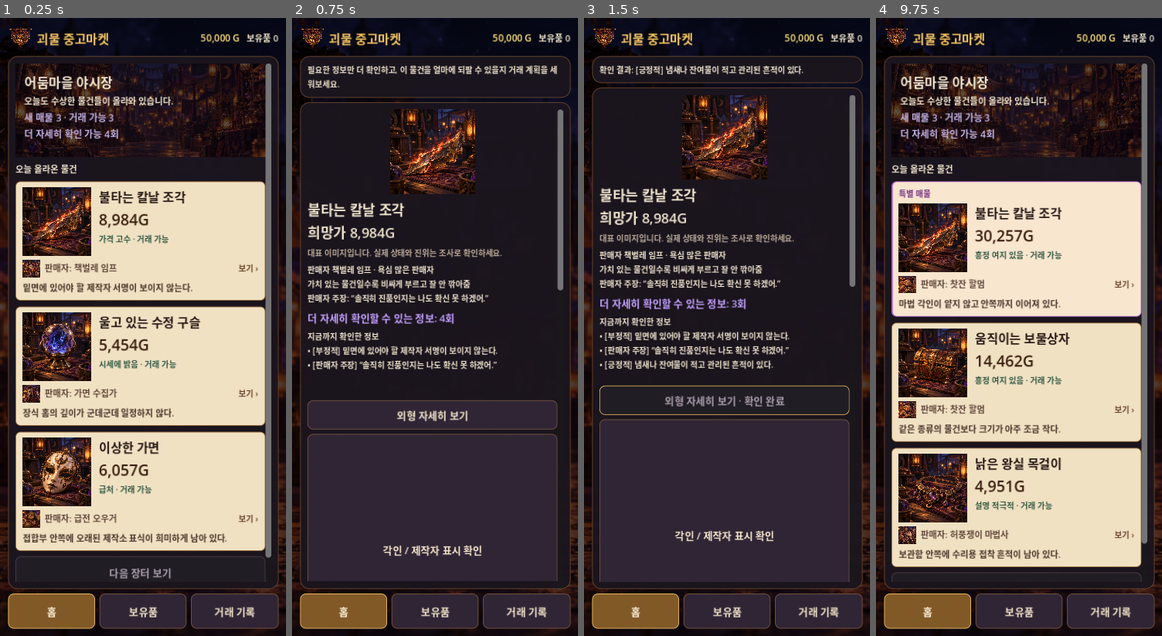
Above: before the commit, frames 1-4 (left to right).
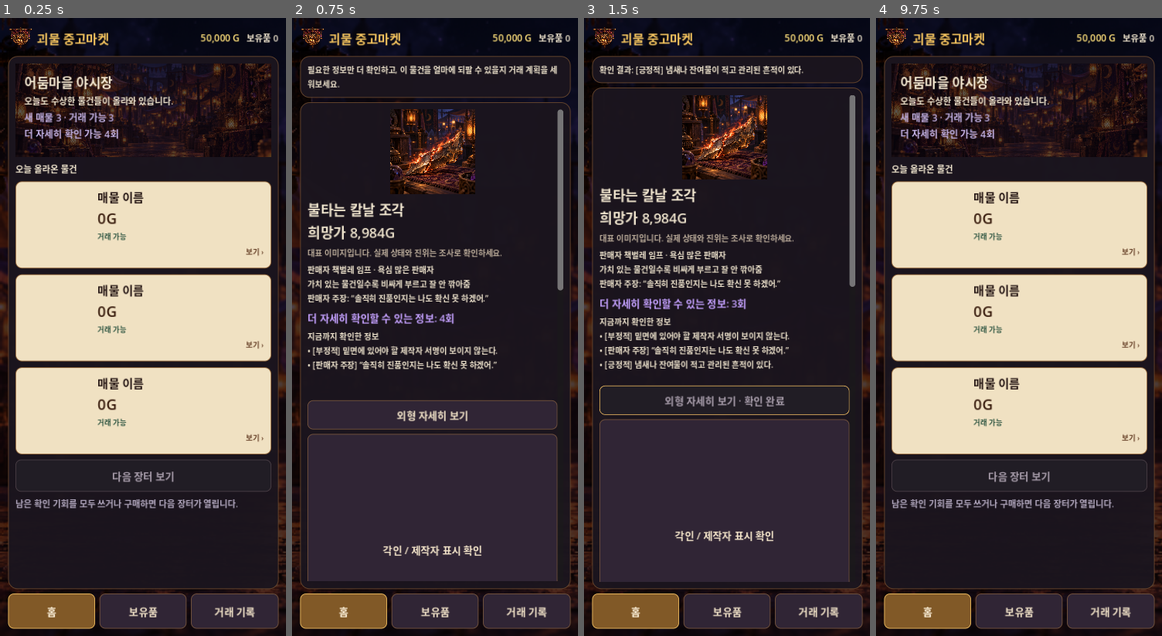
Above: after the commit, the same moments.

Repository: Queenrain9/monster-used-market
Game: Godot game, scene res://scenes/main.tscn
Two runs of this game, one before a commit and one after it. Both use one fixed random seed, a clock stepped at 60 frames per second and the inputs below.
Inputs (mouse positions are in pixels of both pictures, inside the frame that each line leads up to):
- Up to frame 1 (0.25 s): no input
- Up to frame 2 (0.75 s): click (432, 240) at 0.52 s
- Up to frame 3 (1.5 s): click "외형 자세히 보기" at 1.25 s
- Up to frame 4 (9.75 s): click "각인 / 제작자 표시 확인" at 2 s; click "재질 상태 확인" at 2.75 s; click "판매자에게 출처 묻기" at 3.5 s; click "일단 보관하기" at 4.25 s; click "마켓 홈으로" at 5 s; click "홈" at 5.75 s; click "보유품" at 6.5 s; click "거래 기록" at 7.25 s; click "새 게임 시작" at 8 s; click "새 게임 시작" at 8.75 s; click "다시 시작" at 9.5 s

The runs differ from the first frame. In frame 1, 32% of the frame differs, in the area x 5-95%, y 7-92%; in frame 2, less than 0.1%; in frame 3, less than 0.1%; in frame 4, 33%.
Error after the commit: Attempt to call function 'get_node' in base 'null instance' on a null instance. (res://scripts/listing_card.gd:17)

Commit message:
ui: align listing card with feed wireframe

Diff:
--- a/scenes/listing_card.tscn
+++ b/scenes/listing_card.tscn
@@ -9,30 +9,22 @@
 border_width_right = 1
 border_width_bottom = 1
 border_color = Color(0.57, 0.4, 0.23, 1)
-corner_radius_top_left = 6
-corner_radius_top_right = 6
-corner_radius_bottom_left = 6
-corner_radius_bottom_right = 6
-content_margin_left = 0.0
-content_margin_top = 0.0
-content_margin_right = 0.0
-content_margin_bottom = 0.0
+corner_radius_top_left = 8
+corner_radius_top_right = 8
+corner_radius_bottom_left = 8
+corner_radius_bottom_right = 8
 
 [sub_resource type="StyleBoxFlat" id="Featured"]
 bg_color = Color(0.97, 0.9, 0.81, 1)
 border_width_left = 2
-border_width_top = 1
-border_width_right = 1
-border_width_bottom = 1
+border_width_top = 2
+border_width_right = 2
+border_width_bottom = 2
 border_color = Color(0.68, 0.4, 0.78, 1)
-corner_radius_top_left = 6
-corner_radius_top_right = 6
-corner_radius_bottom_left = 6
-corner_radius_bottom_right = 6
-content_margin_left = 0.0
-content_margin_top = 0.0
-content_margin_right = 0.0
-content_margin_bottom = 0.0
+corner_radius_top_left = 8
+corner_radius_top_right = 8
+corner_radius_bottom_left = 8
+corner_radius_bottom_right = 8
 
 [sub_resource type="StyleBoxEmpty" id="Empty"]
 
@@ -45,6 +37,7 @@
 border_color = Color(0.86, 0.76, 0.52, 1)
 
 [node name="ListingCard" type="PanelContainer"]
+custom_minimum_size = Vector2(0, 116)
 layout_mode = 2
 size_flags_horizontal = 3
 theme_override_styles/panel = SubResource("Regular")
@@ -55,106 +48,100 @@
 [node name="Margin" type="MarginContainer" parent="."]
 layout_mode = 2
 mouse_filter = 2
-theme_override_constants/margin_left = 10
-theme_override_constants/margin_right = 10
+theme_override_constants/margin_left = 9
+theme_override_constants/margin_right = 9
 theme_override_constants/margin_top = 8
 theme_override_constants/margin_bottom = 8
 
-[node name="Box" type="VBoxContainer" parent="Margin"]
-layout_mode = 2
-mouse_filter = 2
-theme_override_constants/separation = 5
-
-[node name="Feature" type="Label" parent="Margin/Box"]
-visible = false
-layout_mode = 2
-mouse_filter = 2
-theme_override_font_sizes/font_size = 11
-theme_override_colors/font_color = Color(0.46, 0.19, 0.51, 1)
-text = "특별 매물"
-autowrap_mode = 3
-
-[node name="Top" type="HBoxContainer" parent="Margin/Box"]
+[node name="Body" type="HBoxContainer" parent="Margin"]
 layout_mode = 2
 mouse_filter = 2
 theme_override_constants/separation = 10
 
-[node name="Thumbnail" type="TextureRect" parent="Margin/Box/Top"]
-custom_minimum_size = Vector2(94, 94)
+[node name="Thumbnail" type="TextureRect" parent="Margin/Body"]
+custom_minimum_size = Vector2(92, 92)
 layout_mode = 2
 size_flags_vertical = 0
 mouse_filter = 2
 expand_mode = 1
 stretch_mode = 5
 
-[node name="Info" type="VBoxContainer" parent="Margin/Box/Top"]
+[node name="Info" type="VBoxContainer" parent="Margin/Body"]
 layout_mode = 2
 size_flags_horizontal = 3
 mouse_filter = 2
-theme_override_constants/separation = 3
+theme_override_constants/separation = 2
 
-[node name="Name" type="Label" parent="Margin/Box/Top/Info"]
+[node name="Feature" type="Label" parent="Margin/Body/Info"]
+visible = false
 layout_mode = 2
 mouse_filter = 2
-theme_override_font_sizes/font_size = 17
+theme_override_font_sizes/font_size = 10
+theme_override_colors/font_color = Color(0.46, 0.19, 0.51, 1)
+text = "특별 매물"
+
+[node name="Name" type="Label" parent="Margin/Body/Info"]
+layout_mode = 2
+mouse_filter = 2
+theme_override_font_sizes/font_size = 16
 theme_override_colors/font_color = Color(0.16, 0.1, 0.09, 1)
 text = "매물 이름"
 autowrap_mode = 3
 
-[node name="Price" type="Label" parent="Margin/Box/Top/Info"]
+[node name="Price" type="Label" parent="Margin/Body/Info"]
 layout_mode = 2
 mouse_filter = 2
-theme_override_font_sizes/font_size = 21
+theme_override_font_sizes/font_size = 20
 theme_override_colors/font_color = Color(0.23, 0.12, 0.06, 1)
 text = "0G"
-autowrap_mode = 3
 
-[node name="Tags" type="Label" parent="Margin/Box/Top/Info"]
+[node name="Tags" type="Label" parent="Margin/Body/Info"]
 layout_mode = 2
 mouse_filter = 2
-theme_override_font_sizes/font_size = 11
+theme_override_font_sizes/font_size = 10
 theme_override_colors/font_color = Color(0.19, 0.34, 0.26, 1)
 text = "거래 가능"
 autowrap_mode = 3
 
-[node name="SellerRow" type="HBoxContainer" parent="Margin/Box"]
+[node name="SellerRow" type="HBoxContainer" parent="Margin/Body/Info"]
 layout_mode = 2
 mouse_filter = 2
-theme_override_constants/separation = 6
+theme_override_constants/separation = 5
 
-[node name="Portrait" type="TextureRect" parent="Margin/Box/SellerRow"]
-custom_minimum_size = Vector2(24, 24)
+[node name="Portrait" type="TextureRect" parent="Margin/Body/Info/SellerRow"]
+custom_minimum_size = Vector2(22, 22)
 layout_mode = 2
 mouse_filter = 2
 expand_mode = 1
 stretch_mode = 5
 
-[node name="Seller" type="Label" parent="Margin/Box/SellerRow"]
+[node name="Seller" type="Label" parent="Margin/Body/Info/SellerRow"]
 layout_mode = 2
 size_flags_horizontal = 3
 mouse_filter = 2
-theme_override_font_sizes/font_size = 12
+theme_override_font_sizes/font_size = 10
 theme_override_colors/font_color = Color(0.38, 0.28, 0.23, 1)
 text = "판매자"
-autowrap_mode = 3
+text_overrun_behavior = 3
 
-[node name="Action" type="Label" parent="Margin/Box/SellerRow"]
-custom_minimum_size = Vector2(70, 0)
+[node name="Action" type="Label" parent="Margin/Body/Info/SellerRow"]
+custom_minimum_size = Vector2(48, 0)
 layout_mode = 2
 mouse_filter = 2
-theme_override_font_sizes/font_size = 11
+theme_override_font_sizes/font_size = 10
 theme_override_colors/font_color = Color(0.4, 0.25, 0.15, 1)
-text = "자세히 보기 ›"
+text = "보기 ›"
 horizontal_alignment = 2
-autowrap_mode = 3
 
-[node name="Clue" type="Label" parent="Margin/Box"]
+[node name="Clue" type="Label" parent="Margin/Body/Info"]
 layout_mode = 2
 mouse_filter = 2
-theme_override_font_sizes/font_size = 12
+theme_override_font_sizes/font_size = 10
 theme_override_colors/font_color = Color(0.28, 0.2, 0.16, 1)
 text = "공개 단서"
 autowrap_mode = 3
+max_lines_visible = 2
+text_overrun_behavior = 3
 
 [node name="OpenButton" type="Button" parent="."]
 layout_mode = 2
